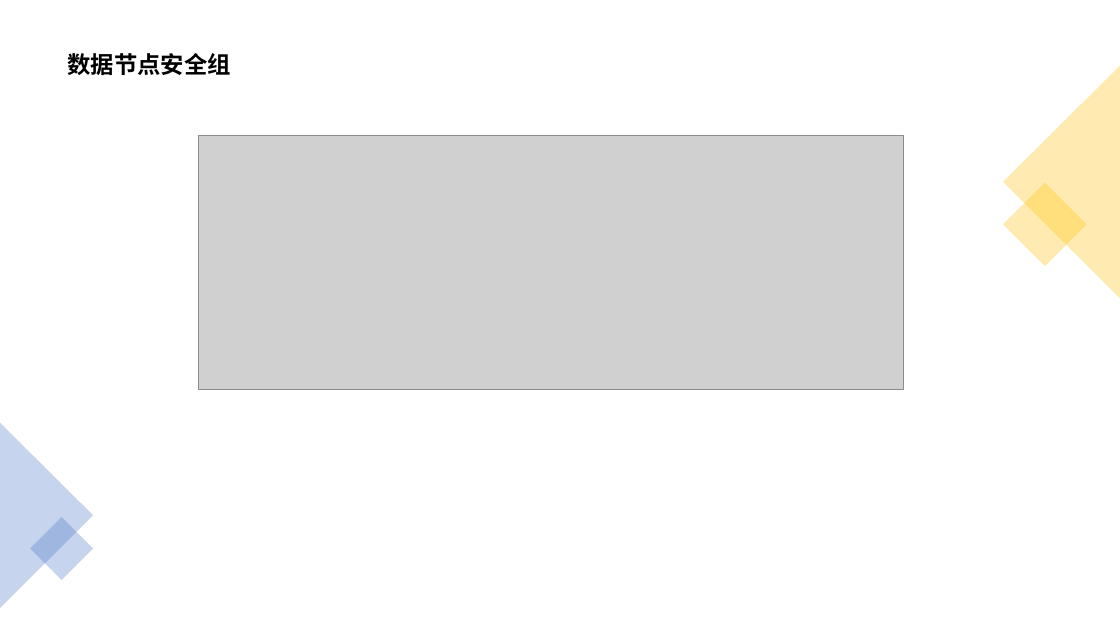
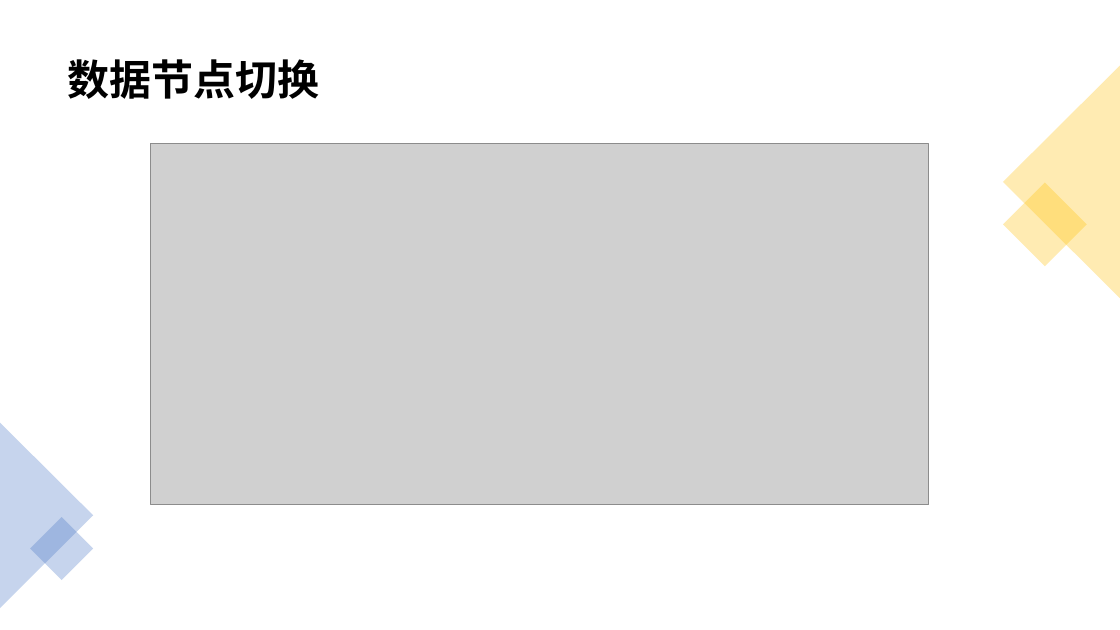
Before and after one commit to yedushusheng/mysql-learning, a slide deck: slide 24 of 28. OLTP/GoldenDB分布式数据库.pptx (slide 26 before the commit). Drawn at 1120x630 pixels with LibreOffice and Linux fonts; fonts in the diff are those of the drawing; grey boxes stand for pictures. Boxes give left, top, right and bottom in pixels: in the first picture for what was removed or moved away, otherwise in the second. Text is boxed around its words. In the diff, an @@ line names an element or a change of style, - is before the commit and + after.

```diff
--- a/28. OLTP/GoldenDB分布式数据库.pptx
+++ b/28. OLTP/GoldenDB分布式数据库.pptx
@@ title at <box>67,59,319,99</box>: text changed; size 20 to 36 pt @@
-数据节点安全组
+数据节点切换
@@ picture: place and size @@
-picture at <box>198,136,903,390</box>
+picture at <box>150,144,928,505</box>
```
Also in this commit, not shown: 7 other slides changed, 1 slide added, 1 slide removed.
